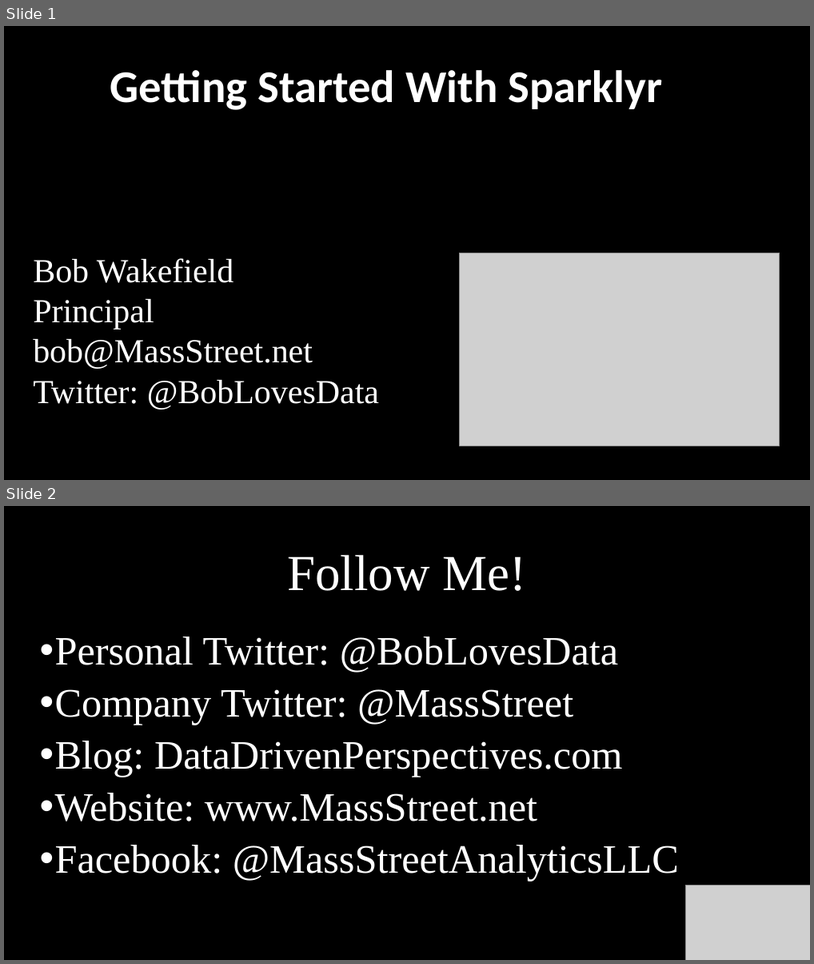
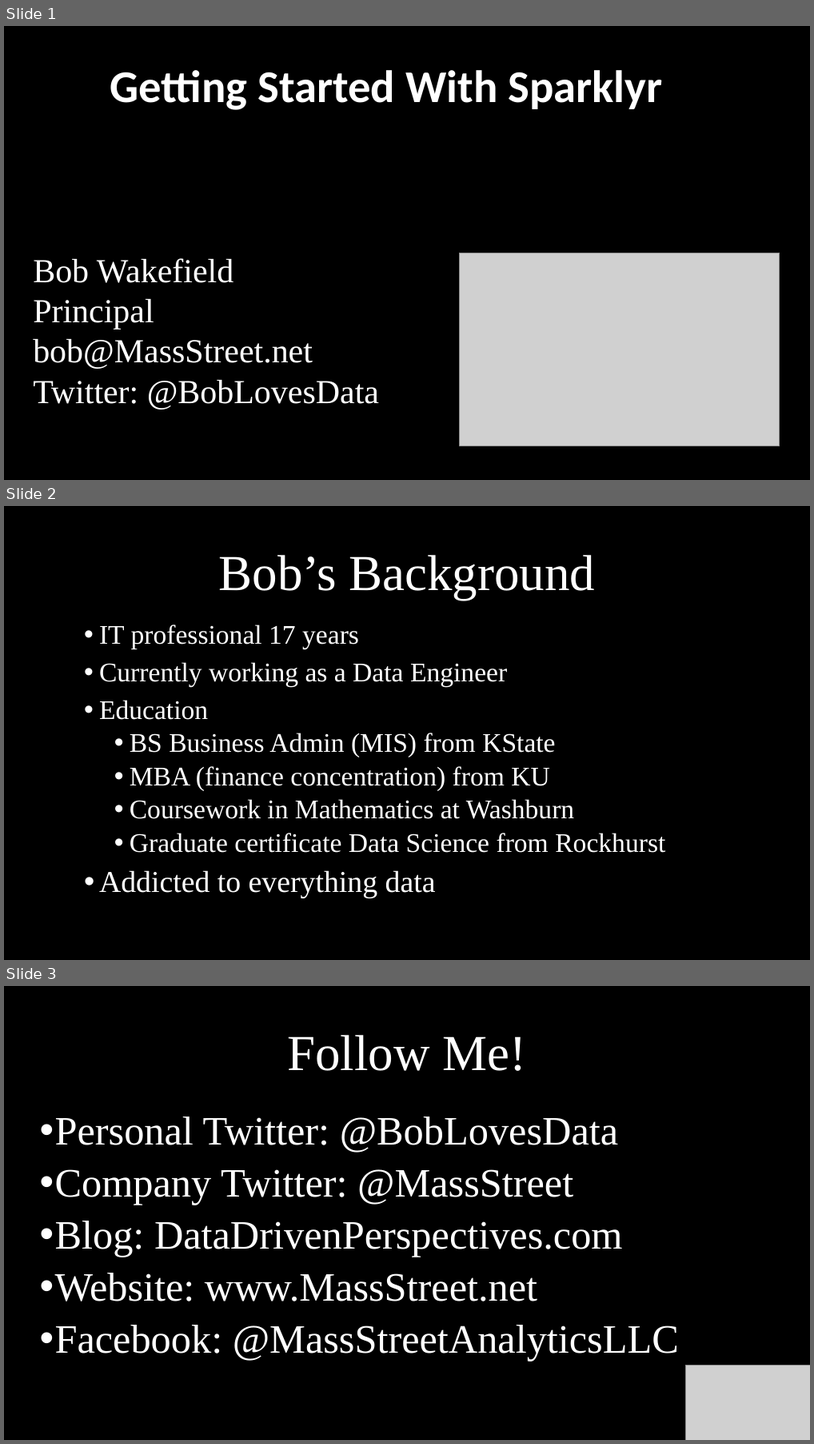
Before and after one commit to MassStreetAnalytics/getting-started-with-sparklyr, a slide deck: Documents/Deck/Getting Started With Sparklyr.pptx. Shown one above the other, each under a label of ours: slides 1 and 2 before the commit, slides 1, 2 and 3 after it. The pictures are 814x964 and 814x1444 pixels, drawn with LibreOffice and Linux fonts; fonts in the diff are those of the drawing; grey boxes stand for pictures; background and template pictures are left out. Boxes give left, top, right and bottom in pixels: in the first picture for what was removed or moved away, otherwise in the second. Text is boxed around its words. In the diff, an @@ line names an element or a change of style, - is before the commit and + after.

```diff
--- a/Documents/Deck/Getting Started With Sparklyr.pptx
+++ b/Documents/Deck/Getting Started With Sparklyr.pptx
@@ slide 2 added at (4, 506, 810, 960), background picture (left out) @@
@@ title added at (219, 555, 595, 600), 60 pt, text #FFFFFF @@
+Bob’s Background
@@ text added at (99, 624, 666, 898), 32 pt, text #FFFFFF @@
+• IT professional 17 years
+• Currently working as a Data Engineer
+• Education
+  • BS Business Admin (MIS) from KState
+  • MBA (finance concentration) from KU
+  • Coursework in Mathematics at Washburn
+  • Graduate certificate Data Science from Rockhurst
+• Addicted to everything data
@@ what was slide 2 is now slide 3 @@
```
Also in this commit, not shown: 1 slide changed, 1 other file.
